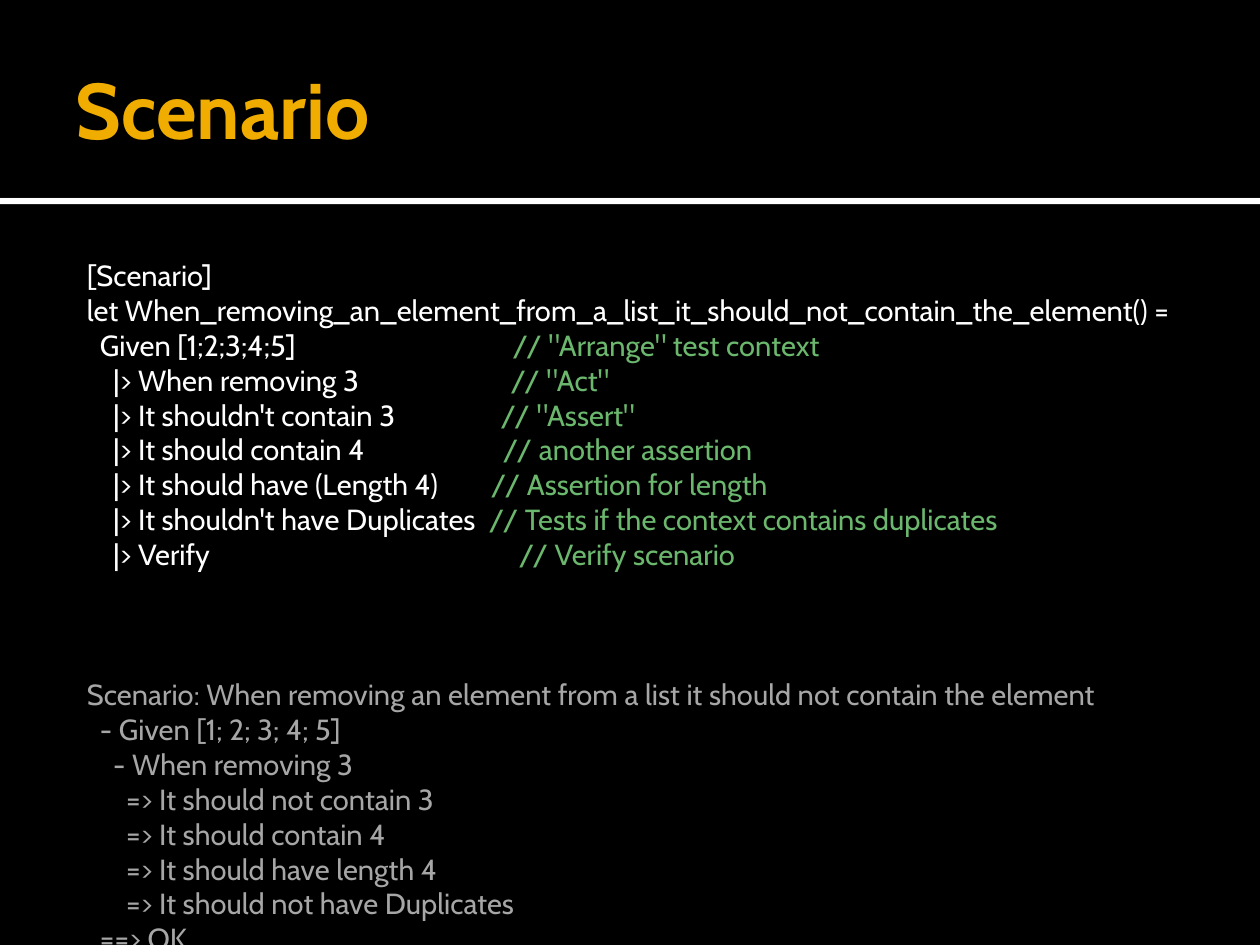
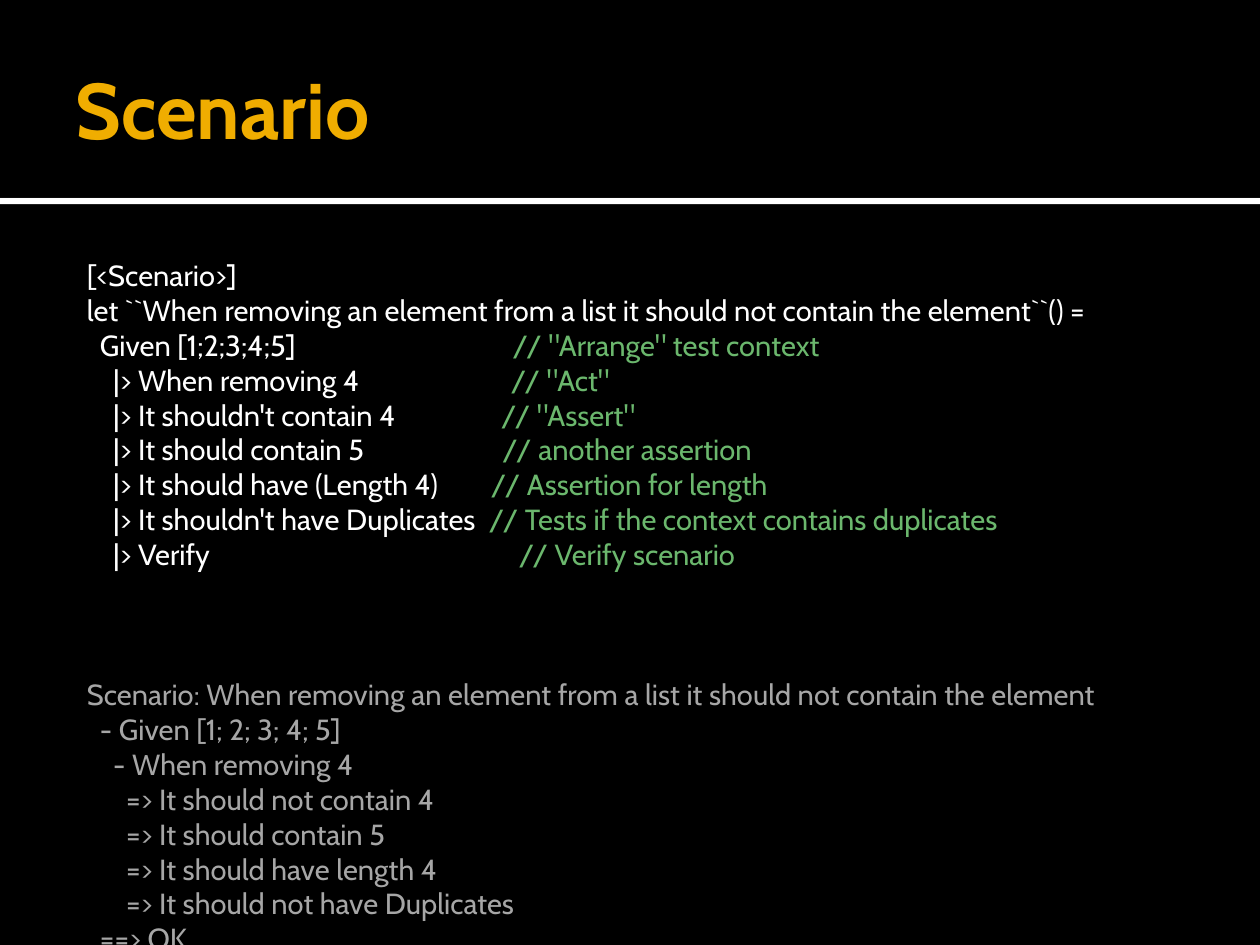
Before and after one commit to forki/TechEdTalk, a slide deck: slide 14 of Meeting.pptx (slide 10 before the commit). Drawn at 1260x945 pixels with LibreOffice and Linux fonts; fonts in the diff are those of the drawing. Boxes give left, top, right and bottom in pixels: in the first picture for what was removed or moved away, otherwise in the second. Text is boxed around its words. In the diff, an @@ line names an element or a change of style, - is before the commit and + after.

```diff
--- a/Meeting.pptx
+++ b/Meeting.pptx
@@ text at (87, 264, 1064, 327): text changed @@
-[Scenario]
-let When_removing_an_element_from_a_list_it_should_not_contain_the_element() =
+[<Scenario>]
+let ``When removing an element from a list it should not contain the element``() =
@@ text at (138, 369, 752, 461): text changed @@
-|> When removing 3 // "Act"
-|> It shouldn't contain 3 // "Assert"
-|> It should contain 4 // another assertion
+|> When removing 4 // "Act"
+|> It shouldn't contain 4 // "Assert"
+|> It should contain 5 // another assertion
@@ text at (132, 753, 434, 846): text changed @@
-- When removing 3
-=> It should not contain 3
-=> It should contain 4
+- When removing 4
+=> It should not contain 4
+=> It should contain 5
```
Also in this commit, not shown: 8 other slides changed, 6 slides added.
